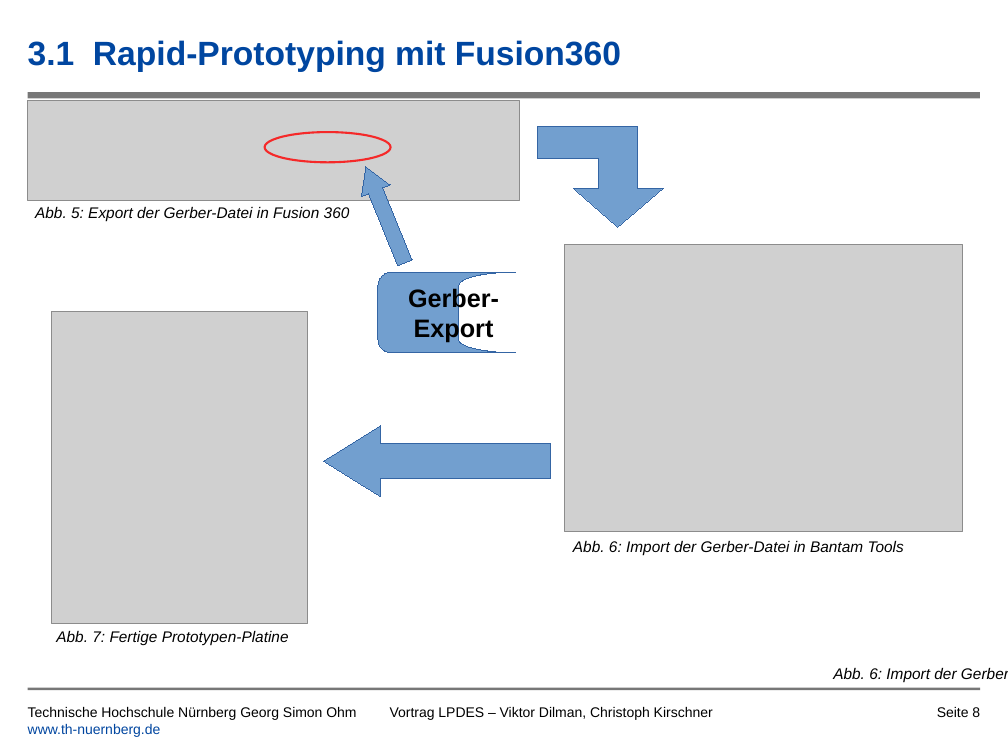
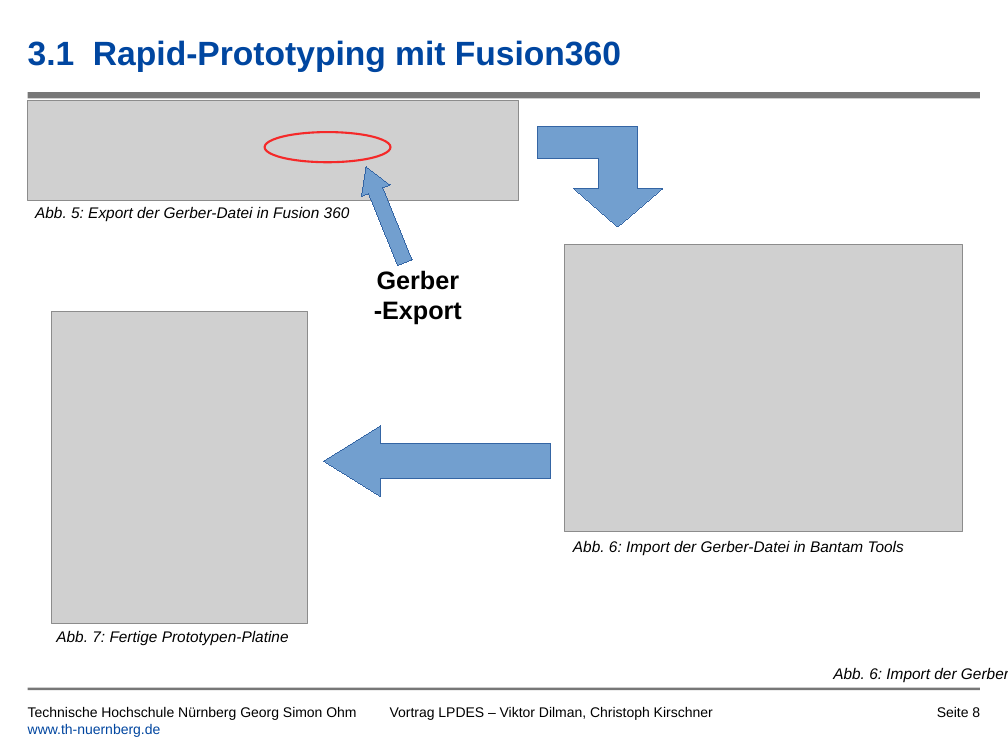
Before and after one commit to tsedlmeier/Synthesizer, a slide deck: slide 8 of Vortrag/Leiterplatte_als_Musikinstrument_Kirschner_Dilman.pptx. Drawn at 1008x756 pixels with LibreOffice and Linux fonts; fonts in the diff are those of the drawing; grey boxes stand for pictures; background and template pictures are left out. Boxes give left, top, right and bottom in pixels: in the first picture for what was removed or moved away, otherwise in the second. Text is boxed around its words. In the diff, an @@ line names an element or a change of style, - is before the commit and + after.

```diff
--- a/Vortrag/Leiterplatte_als_Musikinstrument_Kirschner_Dilman.pptx
+++ b/Vortrag/Leiterplatte_als_Musikinstrument_Kirschner_Dilman.pptx
@@ freeform shape at [352, 161, 420, 269]: outline redrawn @@
@@ free added at [343, 249, 494, 340], 18 pt, text #000000, bold @@
+Gerber
+-Export
@@ freeform shape removed at [378, 272, 529, 353] @@
-Gerber-Export
```
Also in this commit, not shown: 3 other slides changed, 1 slide added, 2 other files.
